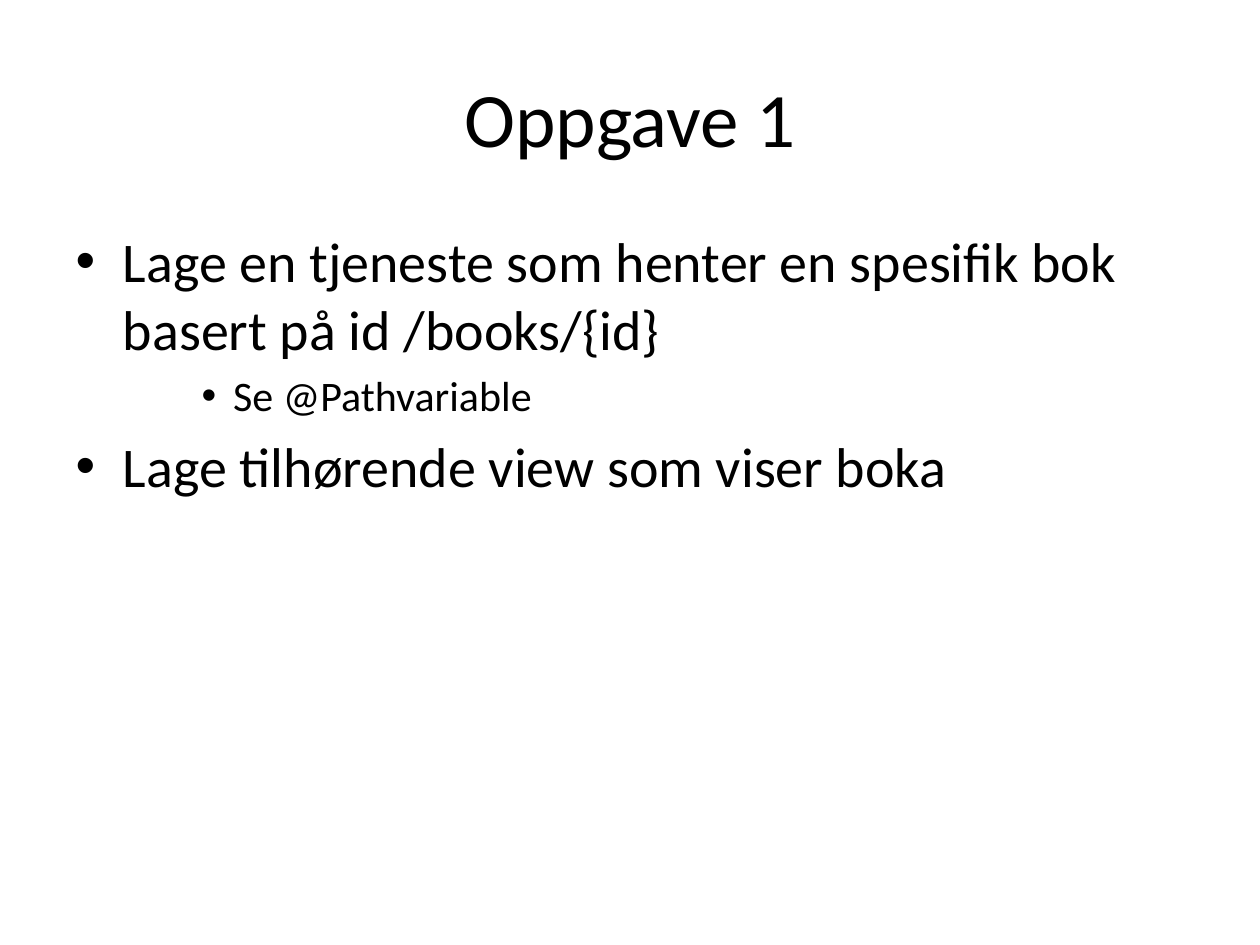
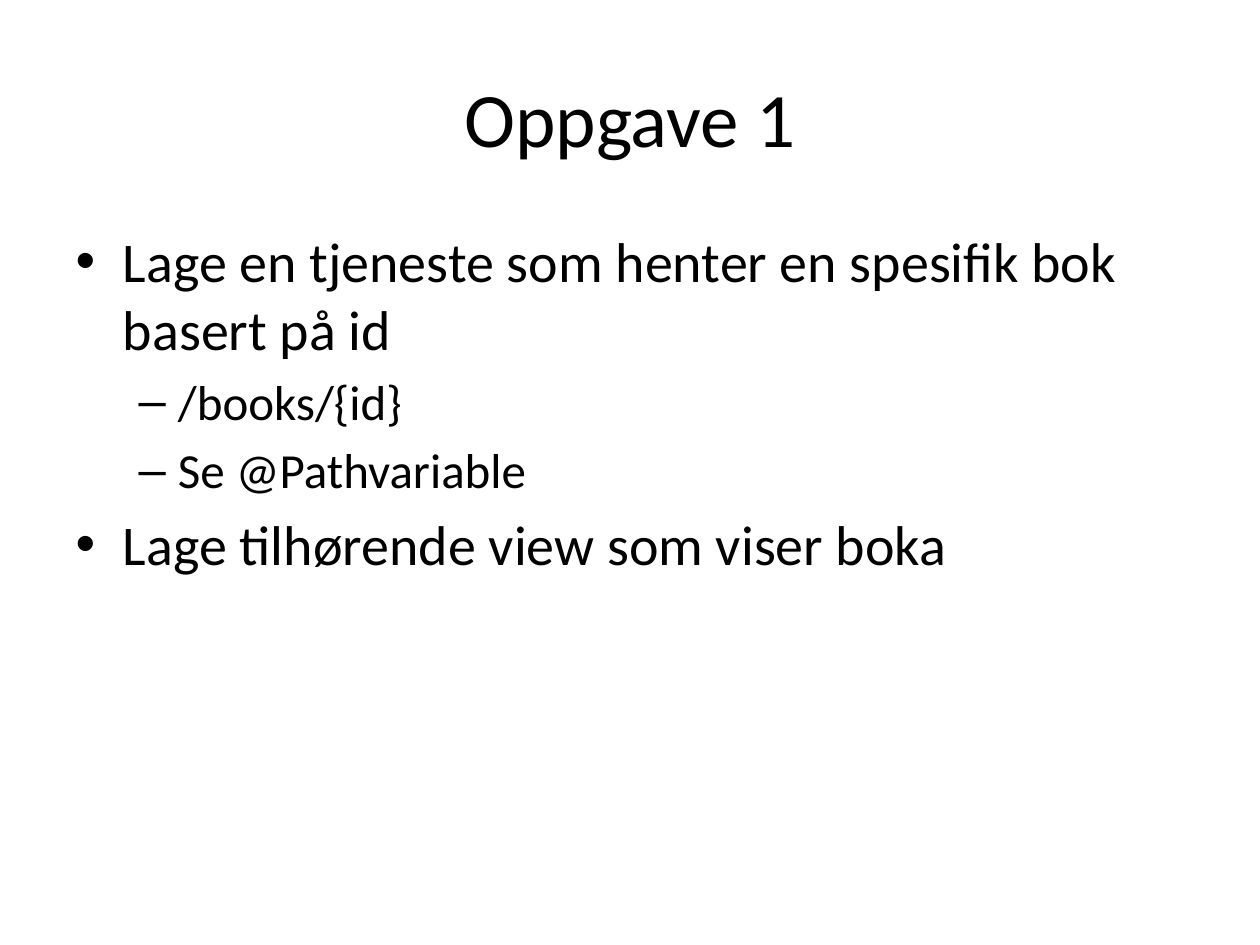
Before and after one commit to nordsoyv/SpringFagkveld, a slide deck: slide 5 of Oppgave.pptx. Drawn at 1260x945 pixels with LibreOffice and Linux fonts; fonts in the diff are those of the drawing. Boxes give left, top, right and bottom in pixels: in the first picture for what was removed or moved away, otherwise in the second. Text is boxed around its words. In the diff, an @@ line names an element or a change of style, - is before the commit and + after.

Commit message:
Smaa endringer

```diff
--- a/Oppgave.pptx
+++ b/Oppgave.pptx
@@ text at <box>123,243,1116,427</box>: text changed @@
-• Lage en tjeneste som henter en spesifik bok basert på id /books/{id}
+• Lage en tjeneste som henter en spesifik bok basert på id
+  – /books/{id}
@@ text at <box>178,454,526,494</box>: size 24 to 28 pt in "Se @Pathvariable"; bullet • to –; list level 3 to 2 in "Se @Pathvariable" @@
```
